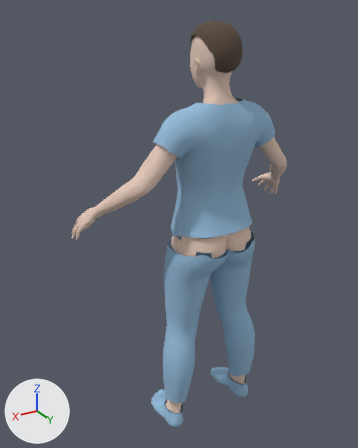
The glTF model urgences/assets/personnages/modeles/infirmiere_claire.glb, before and after one commit.
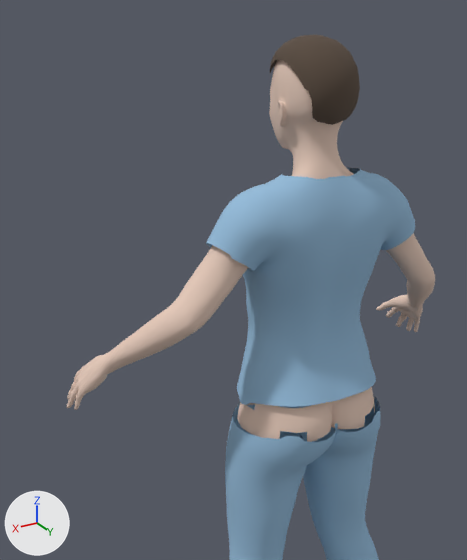
There are two pictures of each version: one whole from a camera (50 mm lens) standing at (0.991, 1.38, 1.611) and looking at (0.067, -0.16, 0.841), one close up on the part from 9% to 85% of the width and 0% to 73% of the height. The lights are fixed; the arrows at lower left show +X, +Y and +Z. The last two pictures show the newer version. Vertices at exactly the same position are counted once.

The first close-up shows 'Corps', 'Haut', 'Pantalon', 'cheveux'.
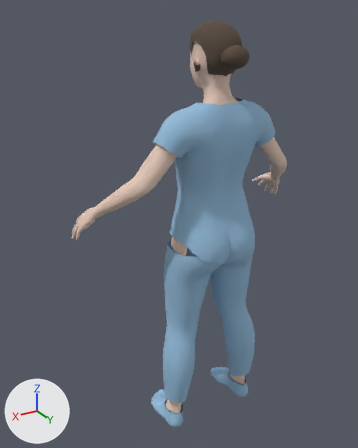
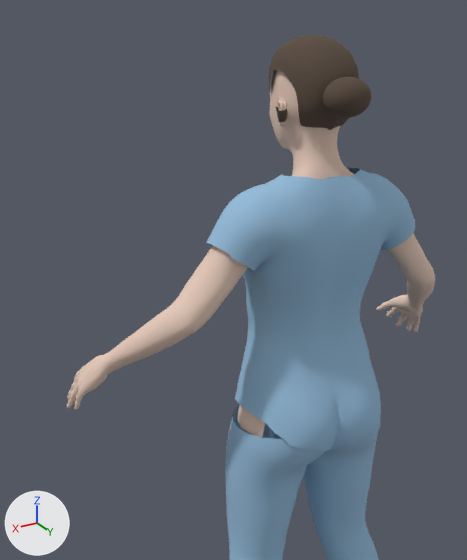
Boxes [x1, y1, x2, y2] around the edits, measured in the close-ups (467 x 560 px; the box of a moved part takes in the faces that stretch with it):
```json
{"object": "Haut", "change": "reshaped", "before": [206, 167, 415, 407], "after": [206, 167, 415, 452], "on screen": "19% taller"}
{"object": "Corps", "change": "reshaped", "before": [67, 59, 435, 442], "after": [67, 69, 435, 437]}
{"object": "cheveux", "change": "reshaped", "before": [270, 35, 360, 125], "after": [269, 35, 359, 130]}
{"object": "Chignon", "change": "added", "after": [323, 77, 372, 118], "on screen": "brown"}
{"part": 1, "of": "me_cheveux", "change": "added", "after": [275, 103, 287, 122]}
{"part": 2, "of": "me_cheveux", "change": "built on", "before": [270, 47, 360, 125], "after": [269, 47, 359, 130]}
{"part": 3, "of": "me_corps", "change": "deleted", "before": [247, 387, 375, 442], "on screen": "beige"}
{"part": 4, "of": "me_haut", "change": "moved or reshaped", "before": [237, 354, 376, 407], "after": [235, 354, 381, 452]}
```

Scene script edits in JSON lines:
```json
{"block": "me_cheveux", "where": "# used by ob_cheveux; location = (0.0, 0.0, 0.0)"}
{"op": "remove", "block": "me_cheveux", "code": "me_cheveux.from_pydata(...)  # 233 vertices, 400 faces; spans x -0.071..0.071, y -0.128..0.058, z 1.426..1.582"}
{"op": "add", "block": "me_cheveux", "code": "me_cheveux.from_pydata(...)  # 942 vertices, 1624 faces; spans x -0.087..0.087, y -0.133..0.058, z 1.414..1.582"}
{"block": "me_cheveux", "change": "me_cheveux part 1: a new loose piece of 255 vertices spanning x 0.067..0.087, y -0.053..-0.014, z 1.429..1.468, in mat_cheveux_chatain (brown #594b3f)"}
{"block": "me_cheveux", "change": "me_cheveux part 2: 56 vertices moved from x -0.068..0.068, y -0.126..0.04, z 1.428..1.548 to x -0.069..0.069, y -0.127..0.038, z 1.427..1.546; 60 vertices removed from x -0.071..0.071, y -0.128..0.034, z 1.426..1.539; 187 vertices added at x -0.076..0.076, y -0.133..0.029, z 1.415..1.531"}
{"block": "me_cheveux", "change": "other edits to the shape of me_cheveux do not show in these pictures"}
{"block": "me_corps", "where": "# used by ob_corps; location = (0.0, 0.0, 0.0)"}
{"op": "remove", "block": "me_corps", "code": "me_corps.from_pydata(...)  # 8934 vertices, 17564 faces; spans x -0.48..0.48, y -0.29..0.09, z 0.05..1.57"}
{"op": "add", "block": "me_corps", "code": "me_corps.from_pydata(...)  # 8813 vertices, 17388 faces; spans x -0.48..0.48, y -0.29..0.05, z 0.05..1.57"}
{"block": "me_corps", "change": "me_corps part 3"}
{"block": "me_corps", "change": "121 vertices are removed from x -0.14..0.14, y -0.13..0.09, z 0.79..0.88"}
{"block": "me_corps", "change": "176 faces are deleted"}
{"block": "me_haut", "where": "# used by ob_haut; location = (0.0, 0.0, 0.0)"}
{"op": "remove", "block": "me_haut", "code": "me_haut.from_pydata(...)  # 1655 vertices, 3160 faces; spans x -0.244..0.244, y -0.158..0.083, z 0.862..1.335"}
{"op": "add", "block": "me_haut", "code": "me_haut.from_pydata(...)  # 1779 vertices, 3396 faces; spans x -0.244..0.244, y -0.158..0.101, z 0.741..1.335"}
{"block": "me_haut", "change": "me_haut part 4: 108 vertices moved from x -0.166..0.166, y -0.148..0.079, z 0.862..0.922 to x -0.168..0.168, y -0.147..0.082, z 0.856..0.922; 43 vertices removed from x -0.165..0.165, y -0.144..0.083, z 0.862..0.879; 167 vertices added at x -0.164..0.164, y -0.14..0.101, z 0.741..0.865"}
{"op": "add", "block": "me_chignon", "code": ["me_chignon = bpy.data.meshes.new('Chignon')", "me_chignon.from_pydata(...)  # a UV sphere (16 segments, 10 rings, poles along z) spanning x -0.0483..0.0483, y 0.0328..0.1084, z 1.4421..1.5135", "me_chignon.materials.append(mat_cheveux_chatain)  # brown #594b3f"]}
{"op": "add", "block": "ob_chignon", "code": ["ob_chignon = bpy.data.objects.new('Chignon', me_chignon)", "ob_chignon.location = (0.0, 0.0, 0.0)"]}
```
